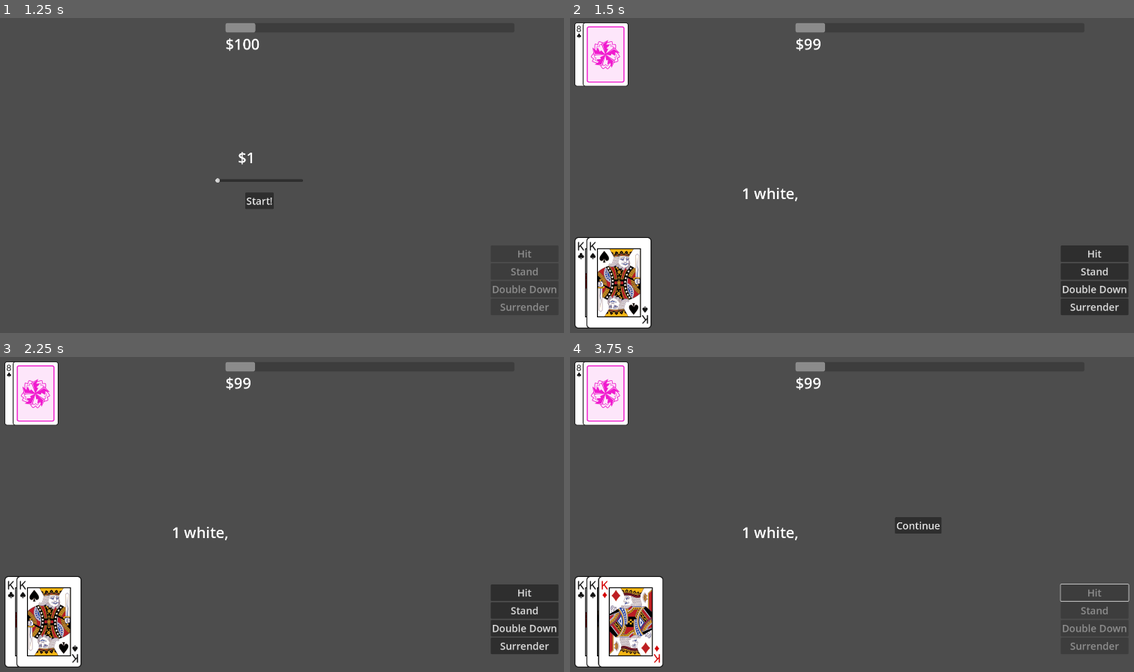
Above: before the commit, frames 1-4 (two rows, left to right).
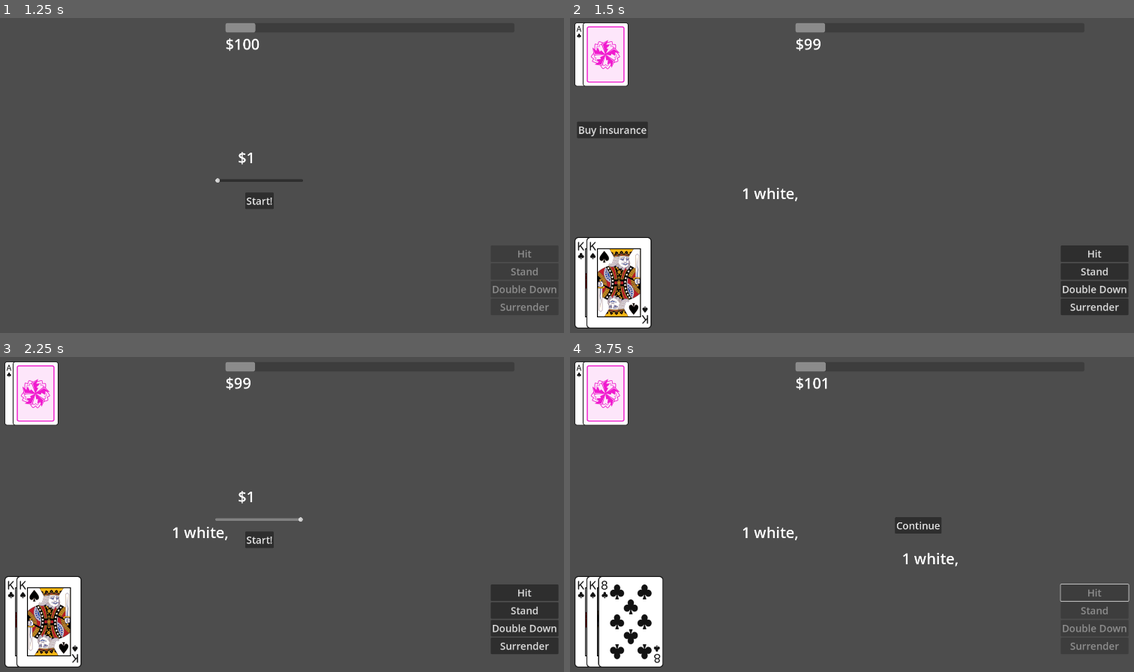
Above: after the commit, the same moments.

Repository: Tofutush/blackjack-with-sky
Game: Godot game, scene res://scenes/Start/Start.tscn
Two runs of this game, one before a commit and one after it. Both use one fixed random seed, a clock stepped at 60 frames per second and the inputs below.
Inputs (mouse positions are in pixels of both pictures, inside the frame that each line leads up to):
- Up to frame 1 (1.25 s): click "Start" at 0.5 s
- Up to frame 2 (1.5 s): click "Start!" at 1.25 s
- Up to frame 3 (2.25 s): click (45, 470) at 2 s, where only the run after the commit has a clickable "Buy insurance"
- Up to frame 4 (3.75 s): click (829, 539) at 2.75 s, where only the run after the commit has a clickable "Start!"; click "Hit" at 3.5 s

Frame 1 is identical in both runs. In frame 2, 0.6% of the frame differs, in the area x 1-14%, y 2-39%; in frame 3, 0.4%; in frame 4, 1.8%, in the area x 1-69%, y 1-98%.

Commit message:
insruance done

Diff:
--- a/scenes/Bet/bet.gd
+++ b/scenes/Bet/bet.gd
@@ -1,10 +1,13 @@
 extends Control
 
-signal bet_submitted(amount: int)
+var purpose
 
-func startBetting() -> void:
+signal bet_submitted(amount: int, purpose: String)
+
+func startBetting(maximum: int, purpose1: String) -> void:
+	purpose = purpose1
 	$Label.text = "$1"
-	$Slider.max_value = GameManager.money
+	$Slider.max_value = maximum
 	$Slider.value = 1
 	show()
 
@@ -12,5 +15,5 @@
 	$Label.text = "$" + str(int(value))
 
 func _on_button_pressed() -> void:
-	bet_submitted.emit(int($Slider.value))
+	bet_submitted.emit(int($Slider.value), purpose)
 	hide()
--- a/scenes/Main/Main.tscn
+++ b/scenes/Main/Main.tscn
@@ -106,9 +106,23 @@
 offset_right = 1097.0
 offset_bottom = 648.0
 
+[node name="InsuranceButton" type="Button" parent="."]
+layout_mode = 1
+anchors_preset = -1
+anchor_left = 0.029000001
+anchor_top = 0.34
+anchor_right = 0.029000001
+anchor_bottom = 0.34
+offset_left = 0.3199997
+offset_top = -0.2000122
+offset_right = 227.32
+offset_bottom = 52.799988
+text = "Buy insurance"
+
 [connection signal="bet_submitted" from="Bet" to="." method="_on_bet_bet_submitted"]
 [connection signal="double_down" from="PlayerButtons" to="." method="_on_player_double_down"]
 [connection signal="hit" from="PlayerButtons" to="." method="_on_player_hit"]
 [connection signal="stand" from="PlayerButtons" to="." method="_on_player_stand"]
 [connection signal="surrender" from="PlayerButtons" to="." method="_on_player_surrender"]
 [connection signal="pressed" from="ContinueButton" to="." method="_on_continue_button_pressed"]
+[connection signal="pressed" from="InsuranceButton" to="." method="_on_insurance_button_pressed"]
--- a/scenes/Main/main.gd
+++ b/scenes/Main/main.gd
@@ -6,36 +6,53 @@
 var playerHand2: Deck
 
 var bet: int
+var insuranceBet: int
+var insuring: bool
 
 func _ready() -> void:
 	newGame()
 
 func newGame() -> void:
 	$ContinueButton.hide()
+	$InsuranceButton.hide()
 	$MainChips.hide()
 	$SplitChips.hide()
 	$InsuranceChips.hide()
-	$Bet.startBetting()
+	$Bet.startBetting(GameManager.money, "bet")
 	$PlayerButtons.disableButtons()
 	$PlayerDeckDisplay.clear()
 	$DealerDeckDisplay.clear()
 
 func endGame() -> void:
+	print(insuring)
+	# check insurance on game end bc it carries out regardless of outcome of main game
+	if insuring:
+		# the dealer would not draw any more cards had they natural bj, so it's safe to call this
+		if dealerHand.isNaturalBlackjack():
+			print('insure bet won')
+			GameManager.changeMoney(insuranceBet * 3)
 	$PlayerButtons.disableButtons()
 	$ContinueButton.show()
 
 func _on_continue_button_pressed() -> void:
 	newGame()
 
-func _on_bet_bet_submitted(amount: int) -> void:
-	bet = amount
-	$MainChips.setChips(bet)
-	play()
+func _on_bet_bet_submitted(amount: int, purpose: String) -> void:
+	match purpose:
+		"bet":
+			bet = amount
+			# subtract bet here
+			GameManager.changeMoney(-bet)
+			$MainChips.setChips(bet)
+			play()
+		"insurance":
+			insuranceBet = amount
+			GameManager.changeMoney(-insuranceBet)
+			$InsuranceChips.setChips(insuranceBet)
+		_:
+			push_error('unknown bet slider purpose' + purpose)
 
 func play() -> void:
-	# subtract bet
-	GameManager.changeMoney(-bet)
-
 	# create decks
 	mainDeck = GameManager.createDeck()
 	playerHand = Deck.new([])
@@ -46,8 +63,10 @@
 	# deal initial cards
 	playerHand.addCard(mainDeck.drawRandom())
 	playerHand.addCard(mainDeck.drawRandom())
-	dealerHand.addCard(mainDeck.drawRandom())
-	dealerHand.addCard(mainDeck.drawRandom(), true)
+	#dealerHand.addCard(mainDeck.drawRandom())
+	#dealerHand.addCard(mainDeck.drawRandom(), true)
+	dealerHand.addCard(mainDeck.drawRigged('A'))
+	dealerHand.addCard(mainDeck.drawRigged('10'), true)
 
 	# check natural blackjack
 	if playerHand.isNaturalBlackjack():
@@ -60,10 +79,20 @@
 	if playerHand.getCard(0).compareRank(playerHand.getCard(1)):
 		print('splittable')
 
+	# check insurance
+	if dealerHand.getCard(0).rank == 'A':
+		print('insurable')
+		$InsuranceButton.show()
+
 	# player draw
 	$PlayerButtons.enableButtons()
 
 	return
+
+func _on_insurance_button_pressed() -> void:
+	insuring = true
+	$Bet.startBetting(int(floor(bet / 2.0)), 'insurance')
+	$InsuranceButton.hide()
 
 # 4 player options. these signals are middleman signals from $PlayerButtons
 func _on_player_hit() -> void:
@@ -101,7 +130,6 @@
 
 func dealerDrawLoop() -> void:
 	$DealerDeckDisplay.turnLastBackCard()
-	# TODO: check insurance win
 	while not dealerHand.isEndForDealer():
 		dealerHand.addCard(mainDeck.drawRandom())
 	if dealerHand.isBusted():
